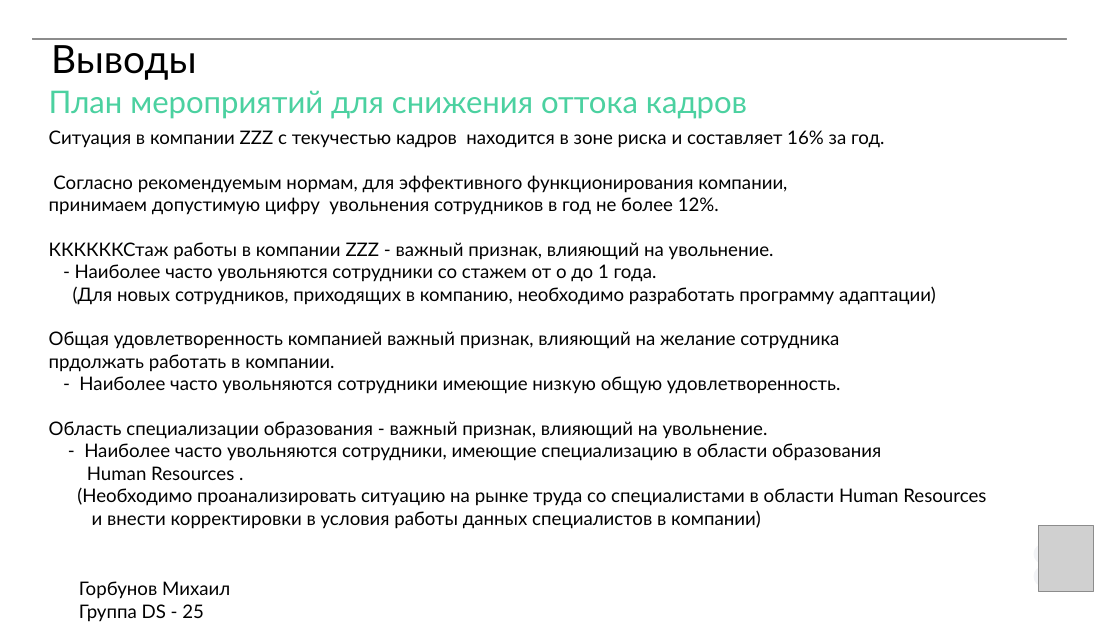
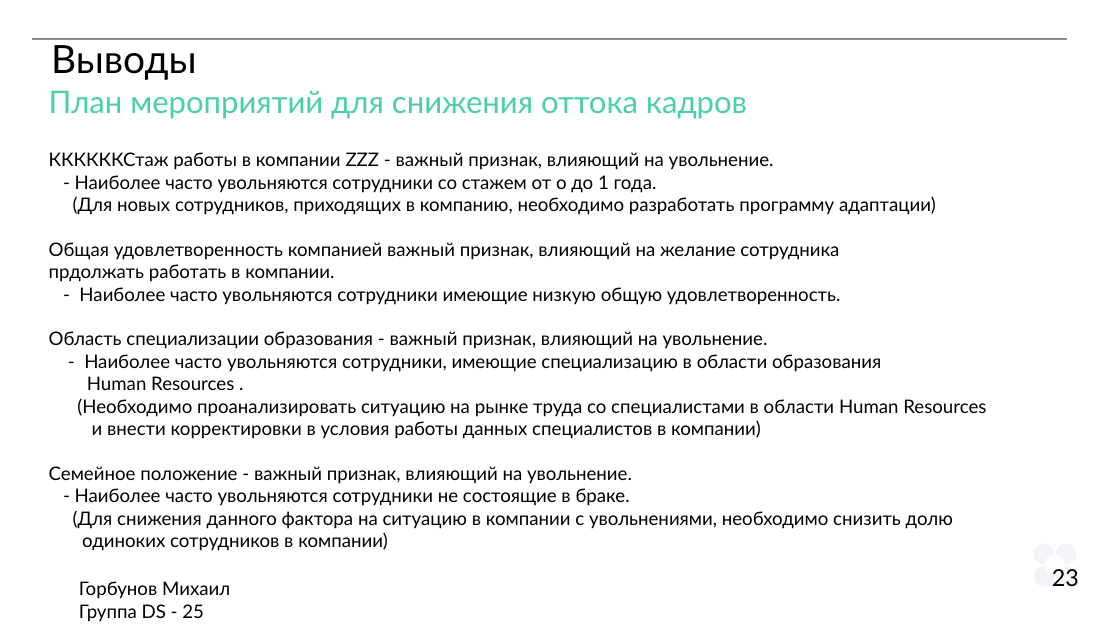
Before and after one commit to MS-max914/MX_2X, a slide deck: slide 26 of Diplom/10_10/Prezent.pptx (slide 25 before the commit). Drawn at 1120x630 pixels with LibreOffice and Linux fonts; fonts in the diff are those of the drawing; grey boxes stand for pictures. Boxes give left, top, right and bottom in pixels: in the first picture for what was removed or moved away, otherwise in the second. Text is boxed around its words. In the diff, an @@ line names an element or a change of style, - is before the commit and + after.

```diff
--- a/Diplom/10_10/Prezent.pptx
+++ b/Diplom/10_10/Prezent.pptx
@@ text at [49, 130, 884, 215]: paragraphs removed @@
-Ситуация в компании ZZZ с текучестью кадров находится в зоне риска и составляет 16% за год.
-Согласно рекомендуемым нормам, для эффективного функционирования компании,
-принимаем допустимую цифру увольнения сотрудников в год не более 12%.
@@ text at [49, 466, 953, 551]: paragraphs added @@
+Семейное положение - важный признак, влияющий на увольнение.
+- Наиболее часто увольняются сотрудники не состоящие в браке.
+(Для снижения данного фактора на ситуацию в компании с увольнениями, необходимо снизить долю
+одиноких сотрудников в компании)
@@ picture removed at [1039, 526, 1093, 591] @@
@@ text added at [1052, 569, 1079, 586], 30 pt, text #000000 @@
+23
@@ freeform shape added at [1056, 544, 1076, 564], fill #F3F4F7 @@
@@ freeform shape added at [1056, 566, 1076, 587], fill #F3F4F7 @@
```
Also in this commit, not shown: 23 other slides changed, 1 slide added, 1 slide removed.
